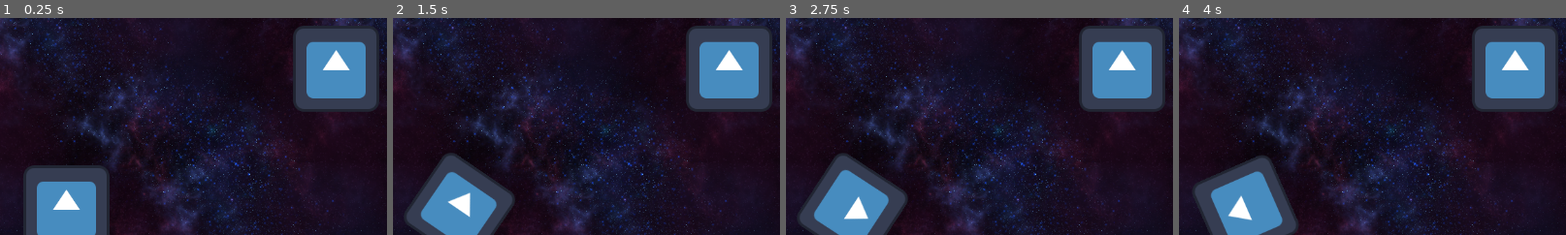
Above: before the commit, frames 1-4 (left to right).
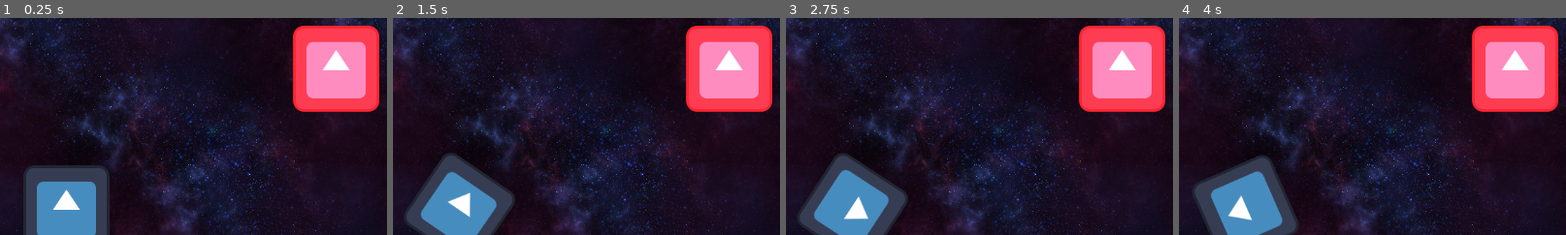
Above: after the commit, the same moments.

Repository: joegriffin2000/starship_jousting_godot
Game: Godot game, scene res://mainspace.tscn
The game is run twice, just before and just after one commit, with the same random seed, the same clock (stepped at 60 frames per second) and the same inputs. The engine's default icon, where the game draws it, is replaced by a stand-in: a white triangle on a blue panel in a dark square.
Inputs (mouse positions are % of the whole screen's width and height, from its top left):
- Up to frame 1 (0.25 s): no input
- Up to frame 2 (1.5 s): click (91, 85) at 0.5 s; move the mouse to (72, 45) at 1.27 s; press the mouse at (72, 45) at 1.28 s; hold D (right) from 1.28 s (still down)
- Up to frame 3 (2.75 s): release D (right) at 2 s; release the mouse at (72, 45) at 2 s; drag from (30, 55) to (85, 18) at 2.02 s
- Up to frame 4 (4 s): tap Enter at 2.75 s; move the mouse to (60, 28) at 2.77 s; press the mouse at (60, 28) at 2.78 s; hold D (right) 2.78-3.5 s; release the mouse at (60, 28) at 3.5 s; drag from (45, 70) to (20, 35) at 3.52 s
The pictures show only the part of the screen within x 41-91%, y 6-56%; the shares and areas given below are measured in that part.

The runs differ from the first frame. In frame 1, 8.4% of the frame differs, in the area x 75-98%, y 3-44%; in frame 2, 8.4%; in frame 3, 8.4%; in frame 4, 8.4%.

Commit message:
added shop menu to carrier ship

Diff:
--- a/carrier.gd
+++ b/carrier.gd
@@ -1,13 +1,11 @@
 extends StaticBody2D
-
-
 
 func _on_shop_area_entered(body):
 	if body.has_method("shop_entered"):
-		$"Shop Menu".visible = true
+		ShopMenu.visible = true
 		print("shop open")
 	print("body entered")
 
 func _on_shop_area_exited(body):
 	if body.has_method("shop_entered"):
-		$"Shop Menu".visible = false
+		ShopMenu.visible = false
--- a/carrier.tscn
+++ b/carrier.tscn
@@ -1,8 +1,7 @@
-[gd_scene load_steps=8 format=3 uid="uid://dwtvkp2vnyevp"]
+[gd_scene load_steps=7 format=3 uid="uid://dwtvkp2vnyevp"]
 
 [ext_resource type="Script" path="res://carrier.gd" id="1_173kj"]
 [ext_resource type="Texture2D" uid="uid://deak4o1xsi0rn" path="res://Sprites/icon.svg" id="1_sxrk5"]
-[ext_resource type="PackedScene" uid="uid://btbb3t0k66qi8" path="res://shop_menu.tscn" id="2_dm7ei"]
 
 [sub_resource type="Gradient" id="Gradient_ty7mj"]
 offsets = PackedFloat32Array(0, 0.197842, 0.985611, 0.989209, 0.992806, 1)
@@ -44,8 +43,5 @@
 shape = SubResource("CapsuleShape2D_fpu2p")
 metadata/_edit_lock_ = true
 
-[node name="Shop Menu" parent="." instance=ExtResource("2_dm7ei")]
-visible = false
-
 [connection signal="body_entered" from="Shop" to="." method="_on_shop_area_entered"]
 [connection signal="body_exited" from="Shop" to="." method="_on_shop_area_exited"]
--- a/dmg_rock.tscn
+++ b/dmg_rock.tscn
@@ -10,6 +10,7 @@
 script = ExtResource("1_aoo3n")
 
 [node name="Sprite2D" type="Sprite2D" parent="."]
+self_modulate = Color(100, 1, 1, 1)
 texture = ExtResource("1_ywv3o")
 
 [node name="CollisionShape2D" type="CollisionShape2D" parent="."]
--- /dev/null
+++ b/draggable.gd
@@ -0,0 +1,22 @@
+extends Control
+class_name Draggable
+
+var dragging = false
+var offset: Vector2
+
+func _ready():
+	gui_input.connect(on_gui_input)
+
+func _process(delta: float):
+	if dragging:
+		position = get_viewport().get_mouse_position() - offset
+
+func on_gui_input(event: InputEvent):
+	if !dragging and event.is_action_pressed("left_click"):
+		var mouse_pos = get_viewport().get_mouse_position()
+		offset = mouse_pos - position
+		dragging = true
+		#get_tree().set_input_as_handled()
+
+	if dragging and event.is_action_released("left_click"):
+		dragging = false
--- a/logic/mainspace.gd
+++ b/logic/mainspace.gd
@@ -1,5 +1,6 @@
 extends Node2D
 
 func _ready():
+	ShopMenu.visible = false
 	$Ship/Action_Timer.dash.connect($HUD/Dash.dash_start)
 	print("main ready")
--- a/mainspace.tscn
+++ b/mainspace.tscn
@@ -40,9 +40,9 @@
 
 [node name="HUD" parent="." instance=ExtResource("4_m7kfs")]
 
-[node name="StaticBody2D" type="StaticBody2D" parent="."]
+[node name="MapBorder" type="StaticBody2D" parent="."]
 
-[node name="CollisionPolygon2D" type="CollisionPolygon2D" parent="StaticBody2D"]
+[node name="CollisionPolygon2D" type="CollisionPolygon2D" parent="MapBorder"]
 position = Vector2(0, 8)
 polygon = PackedVector2Array(200, -2326, 44, -2343, -3395, -2307, -3395, 2333, 3407, 2321, 3421, -2306, 45, -2303, 3381, -2267, 3368, 2280, -3355, 2293, -3355, -2267, 43, -2302)
 
--- a/project.godot
+++ b/project.godot
@@ -18,6 +18,7 @@
 [autoload]
 
 ShipData="*res://logic/ship_data.gd"
+ShopMenu="*res://shop_menu.tscn"
 
 [editor]
 
@@ -56,6 +57,11 @@
 , Object(InputEventKey,"resource_local_to_scene":false,"resource_name":"","device":-1,"window_id":0,"alt_pressed":false …(186 unchanged characters)…
 ]
 }
+left_click={
+"deadzone": 0.5,
+"events": [Object(InputEventMouseButton,"resource_local_to_scene":false,"resource_name":"","device":-1,"window_id":0,"alt_pressed":false,"shift_pressed":false,"ctrl_pressed":false,"meta_pressed":false,"button_mask":0,"position":Vector2(0, 0),"global_position":Vector2(0, 0),"factor":1.0,"button_index":1,"canceled":false,"pressed":false,"double_click":false,"script":null)
+]
+}
 
 [physics]
 
--- a/shop_menu.gd
+++ b/shop_menu.gd
@@ -1 +1,21 @@
 extends CanvasLayer
+
+
+func _on_quest_button_pressed() -> void:
+	$Panel/Quests.visible = true
+	$Panel/Upgrades.visible = false
+	print("quest pressed")
+
+
+func _on_upgrade_button_pressed() -> void:
+	$Panel/Quests.visible = false
+	$Panel/Upgrades.visible = true
+	print("upgrade pressed")
+
+
+func _on_upgrade_pressed() -> void:
+	print("upgrade bought")
+
+
+#func _on_upgrades_gui_input(event: InputEvent) -> void:
+	#if event = InputEvent.
--- a/shop_menu.tscn
+++ b/shop_menu.tscn
@@ -1,12 +1,108 @@
-[gd_scene load_steps=2 format=3 uid="uid://btbb3t0k66qi8"]
+[gd_scene load_steps=4 format=3 uid="uid://btbb3t0k66qi8"]
 
 [ext_resource type="Script" path="res://shop_menu.gd" id="1_ce6tv"]
+[ext_resource type="Script" path="res://draggable.gd" id="2_ejygc"]
+[ext_resource type="Texture2D" uid="uid://deak4o1xsi0rn" path="res://Sprites/icon.svg" id="2_ljxat"]
 
 [node name="CanvasLayer" type="CanvasLayer"]
 script = ExtResource("1_ce6tv")
 
 [node name="Panel" type="Panel" parent="."]
-offset_left = 162.0
-offset_top = 72.0
-offset_right = 988.0
-offset_bottom = 554.0
+anchors_preset = 15
+anchor_right = 1.0
+anchor_bottom = 1.0
+offset_left = 128.0
+offset_top = 64.0
+offset_right = -64.0
+offset_bottom = -72.0
+grow_horizontal = 2
+grow_vertical = 2
+size_flags_horizontal = 6
+size_flags_vertical = 6
+size_flags_stretch_ratio = 1.2
+
+[node name="Upgrades" type="Panel" parent="Panel"]
+self_modulate = Color(1, 1, 1, 0)
+clip_contents = true
+layout_mode = 1
+anchors_preset = -1
+anchor_left = 0.133
+anchor_right = 1.0
+anchor_bottom = 1.0
+offset_left = 0.32
+grow_horizontal = 2
+grow_vertical = 2
+size_flags_horizontal = 4
+size_flags_vertical = 4
+mouse_filter = 1
+
+[node name="Control" type="Control" parent="Panel/Upgrades"]
+layout_mode = 1
+anchor_left = 0.5
+anchor_top = 0.5
+anchor_right = 0.5
+anchor_bottom = 0.5
+offset_left = -416.0
+offset_top = -256.0
+offset_right = 416.0
+offset_bottom = 256.0
+grow_horizontal = 2
+grow_vertical = 2
+script = ExtResource("2_ejygc")
+
+[node name="upgrade" type="TextureButton" parent="Panel/Upgrades/Control"]
+layout_mode = 2
+anchor_left = 0.481
+anchor_top = 0.5
+anchor_right = 0.481
+anchor_bottom = 0.5
+offset_left = -64.192
+offset_top = -64.0
+offset_right = 63.808
+offset_bottom = 64.0
+texture_normal = ExtResource("2_ljxat")
+stretch_mode = 0
+
+[node name="Quests" type="Panel" parent="Panel"]
+visible = false
+self_modulate = Color(1, 1, 1, 0)
+layout_mode = 1
+anchors_preset = 8
+anchor_left = 0.5
+anchor_top = 0.5
+anchor_right = 0.5
+anchor_bottom = 0.5
+offset_left = -448.0
+offset_top = -256.0
+offset_right = 448.0
+offset_bottom = 256.0
+grow_horizontal = 2
+grow_vertical = 2
+size_flags_horizontal = 4
+size_flags_vertical = 4
+
+[node name="QuestButton" type="TextureButton" parent="Panel"]
+layout_mode = 1
+anchors_preset = -1
+anchor_right = 0.133
+anchor_bottom = 0.5
+offset_right = 0.32
+grow_vertical = 2
+texture_normal = ExtResource("2_ljxat")
+stretch_mode = 0
+
+[node name="UpgradeButton" type="TextureButton" parent="Panel"]
+layout_mode = 1
+anchors_preset = -1
+anchor_top = 0.5
+anchor_right = 0.133
+anchor_bottom = 1.0
+offset_right = 0.32
+grow_vertical = 2
+texture_normal = ExtResource("2_ljxat")
+stretch_mode = 0
+
+[connection signal="gui_input" from="Panel/Upgrades" to="." method="_on_upgrades_gui_input"]
+[connection signal="pressed" from="Panel/Upgrades/Control/upgrade" to="." method="_on_upgrade_pressed"]
+[connection signal="pressed" from="Panel/QuestButton" to="." method="_on_quest_button_pressed"]
+[connection signal="pressed" from="Panel/UpgradeButton" to="." method="_on_upgrade_button_pressed"]
Not shown: 1 places in dmg_rock.tscn that only renumber resources
Not shown: 1 places in mainspace.tscn that only renumber resources
